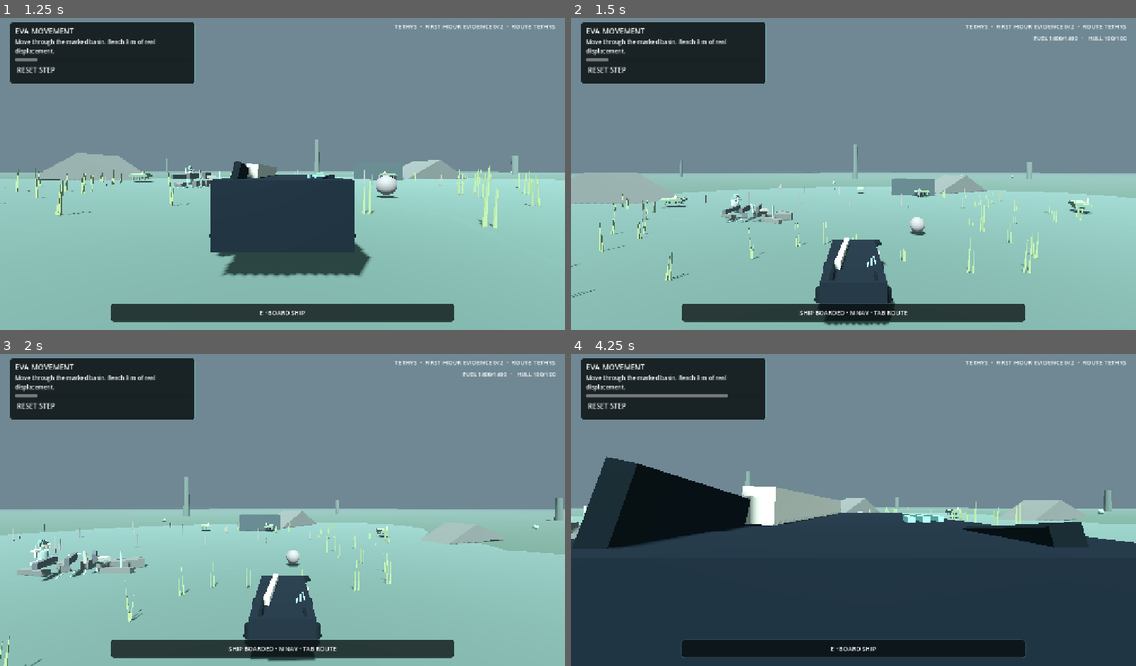
Above: before the commit, frames 1-4 (two rows, left to right).
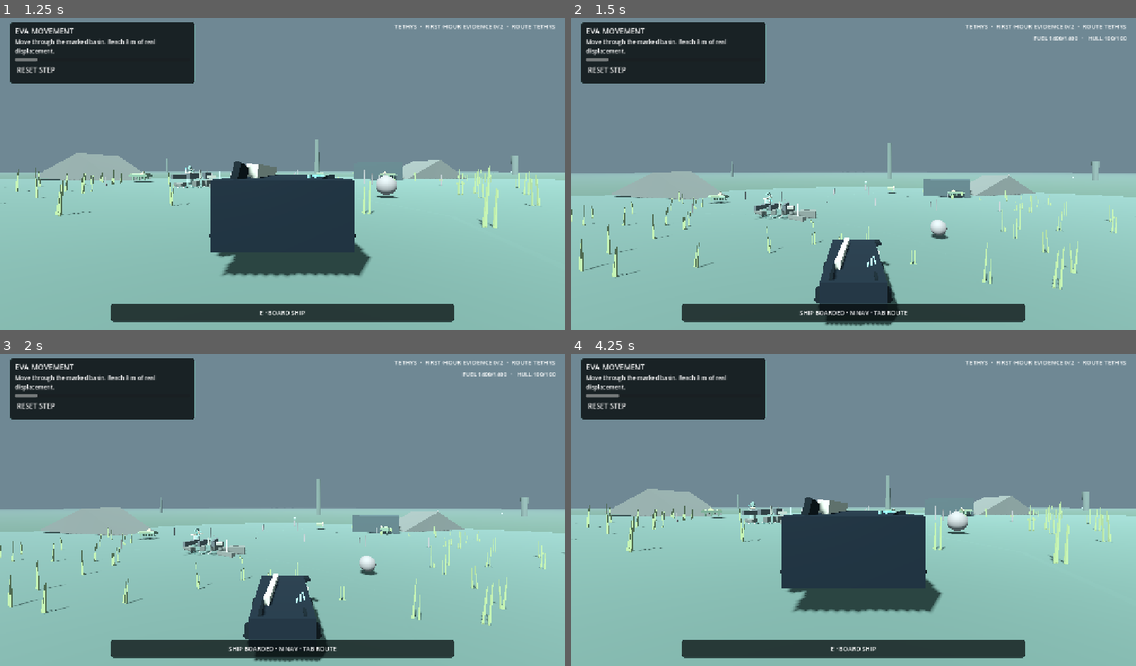
Above: after the commit, the same moments.

Repository: Islandyout/pale-signal
Game: Godot game, scene res://scenes/main.tscn
Same seed, same stepped clock (60 frames per second), same inputs: the game is played once before the commit and once after it.
Inputs (mouse positions are in pixels of both pictures, inside the frame that each line leads up to):
- Up to frame 1 (1.25 s): click "SKIP CUTSCENE" at 0.5 s
- Up to frame 2 (1.5 s): tap Enter at 1.25 s; move the mouse to (977, 155) at 1.27 s; hold D (move_right) from 1.28 s (still down); hold E (interact) from 1.28 s (still down); click (977, 155) at 1.42 s
- Up to frame 3 (2 s): keep holding D (move_right); keep holding E (interact); tap Space (jump) at 1.52 s
- Up to frame 4 (4.25 s): move the mouse to (825, 510) at 2.02 s; release D (move_right) at 2.03 s; release E (interact) at 2.03 s; hold W (move_forward) from 2.03 s (still down); tap N (nav_toggle) at 2.1 s; tap Space (jump) at 2.27, 3.77 s; move the mouse to (864, 500) at 2.77 s; hold F (scan) 2.78-3.53 s; move the mouse to (847, 513) at 3.52 s; tap E (interact) at 3.6 s; click (847, 513) at 3.67 s

Frame 1 is identical in both runs. In frame 2, 5.4% of the frame differs, in the area x 0-100%, y 40-99%; in frame 3, 7.2%; in frame 4, 46%, in the area x 0-100%, y 12-100%.
Error before the commit: Parse Error: Cannot infer the type of "in_safe_area" variable because the value doesn't have a set type. (res://scripts/mobile_controls.gd:69)

Commit message:
Fix mobile safe-area parser regression

Diff:
--- a/reboot/scripts/mobile_controls.gd
+++ b/reboot/scripts/mobile_controls.gd
@@ -66,7 +66,7 @@
 	var safe_bottom := size.y - insets.w
 	if event is InputEventScreenTouch:
 		if event.pressed:
-			var in_safe_area := event.position.x >= safe_left and event.position.x <= safe_right and event.position.y >= safe_top and event.position.y <= safe_bottom
+			var in_safe_area: bool = event.position.x >= safe_left and event.position.x <= safe_right and event.position.y >= safe_top and event.position.y <= safe_bottom
 			if in_safe_area and event.position.x < left_limit and event.position.y > maxf(size.y * 0.38, safe_top) and left_touch < 0:
 				left_touch = event.index
 				left_origin = event.position
